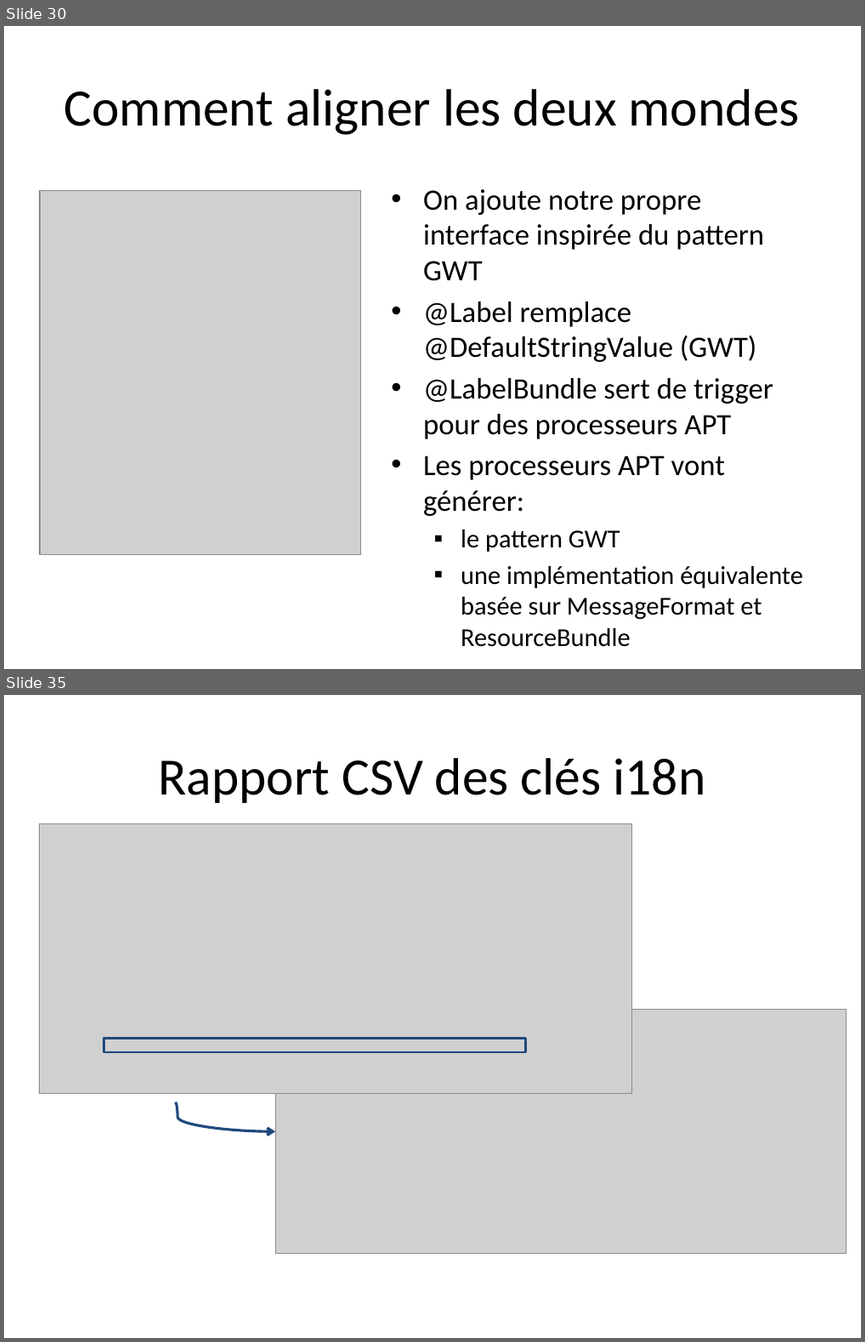
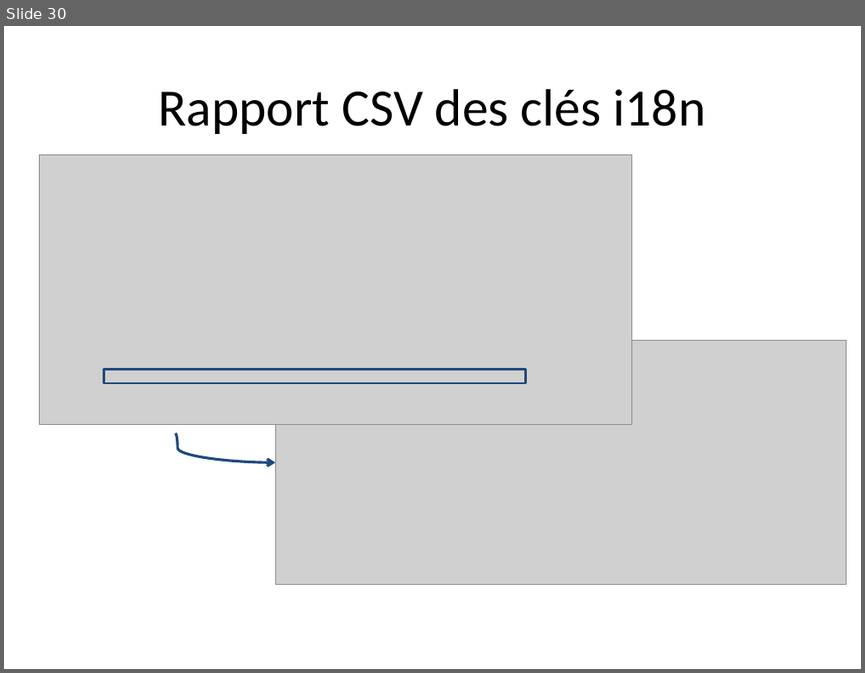
Before and after one commit to dbaeli/ez18n, a slide deck: ez18n-slides/javaone-2012/ez18n_javaone2012.pptx. Shown one above the other, each under a label of ours: slides 30 and 35 before the commit, slide 30 after it; the slides between them are not shown. The pictures are 865x1342 and 865x673 pixels, drawn with LibreOffice and Linux fonts; fonts in the diff are those of the drawing; grey boxes stand for pictures; background and template pictures are left out. Boxes give left, top, right and bottom in pixels: in the first picture for what was removed or moved away, otherwise in the second. Text is boxed around its words. In the diff, an @@ line names an element or a change of style, - is before the commit and + after.

```diff
--- a/ez18n-slides/javaone-2012/ez18n_javaone2012.pptx
+++ b/ez18n-slides/javaone-2012/ez18n_javaone2012.pptx
@@ slide 30 removed at bbox=[4, 26, 861, 669], background picture (left out) @@
@@ title removed at bbox=[64, 89, 800, 135] @@
-Comment aligner les deux mondes
@@ picture removed at bbox=[40, 191, 361, 555] @@
@@ text removed at bbox=[423, 189, 803, 646] @@
-• On ajoute notre propre interface inspirée du pattern GWT
-• @Label remplace @DefaultStringValue (GWT)
-• @LabelBundle sert de trigger pour des processeurs APT
-• Les processeurs APT vont générer:
-  ▪ le pattern GWT
-  ▪ une implémentation équivalente basée sur MessageFormat et ResourceBundle
@@ what was slide 35 is now slide 30 @@
```
Also in this commit, not shown: 7 slides changed, 4 slides added, 38 other slides removed.
